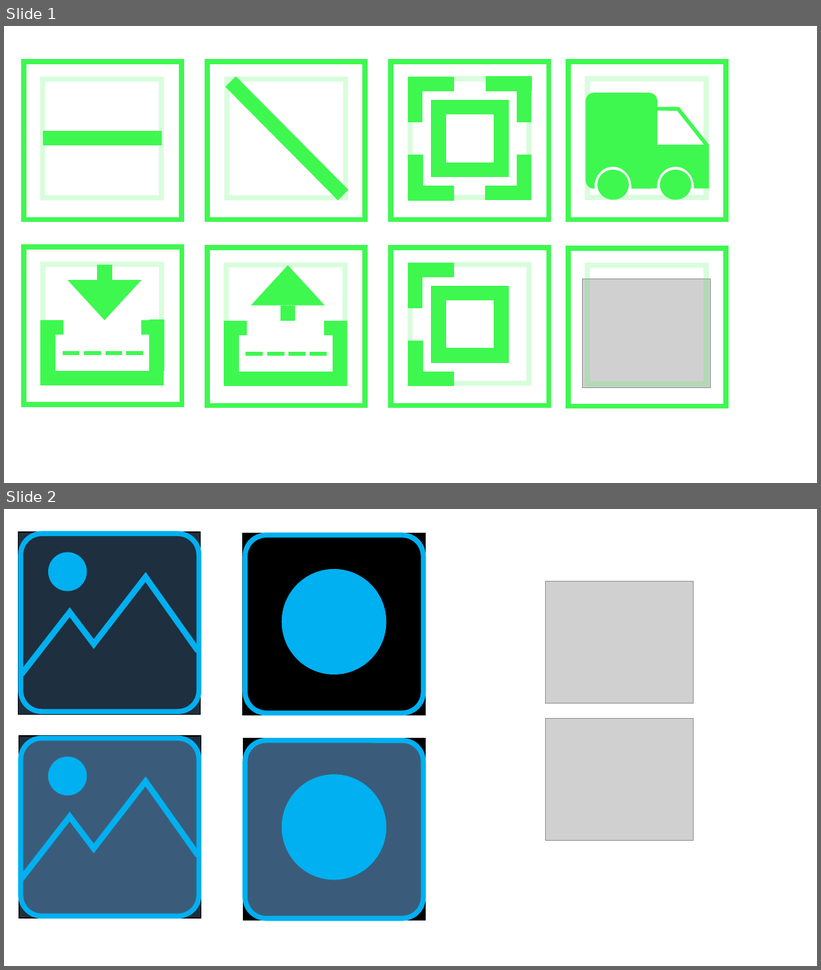
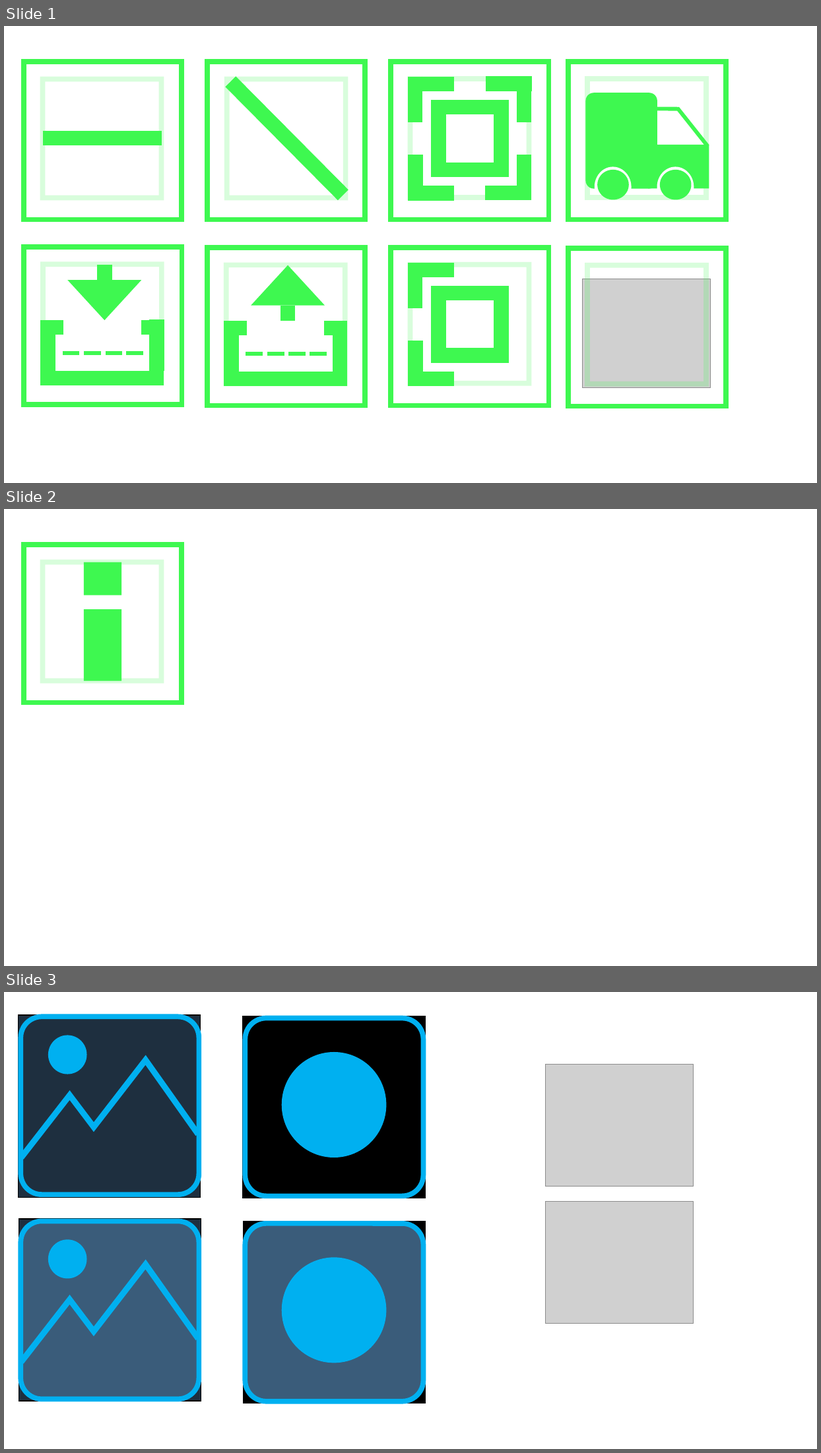
Before and after one commit to JulioLeija-RLJONES/NFLWarehouse, a slide deck: NFLWarehouse/NFLWarehouse/icons/Icons Design.pptx. Shown one above the other, each under a label of ours: slides 1 and 2 before the commit, slides 1, 2 and 3 after it. The pictures are 821x970 and 821x1453 pixels, drawn with LibreOffice and Linux fonts; fonts in the diff are those of the drawing; grey boxes stand for pictures. Boxes give left, top, right and bottom in pixels: in the first picture for what was removed or moved away, otherwise in the second. Text is boxed around its words. In the diff, an @@ line names an element or a change of style, - is before the commit and + after.

```diff
--- a/NFLWarehouse/NFLWarehouse/icons/Icons Design.pptx
+++ b/NFLWarehouse/NFLWarehouse/icons/Icons Design.pptx
@@ slide 2 added at [4,509,817,966], background #FFFFFF @@
@@ rectangle added at [24,545,182,703], outline #3EF850 6 pt @@
@@ rectangle added at [42,562,161,681], outline #3EF850 6 pt @@
@@ rectangle added at [84,562,121,595], fill #3EF850 @@
@@ rectangle added at [84,609,121,681], fill #3EF850 @@
@@ what was slide 2 is now slide 3 @@
```
Also in this commit, not shown: 39 other files.
